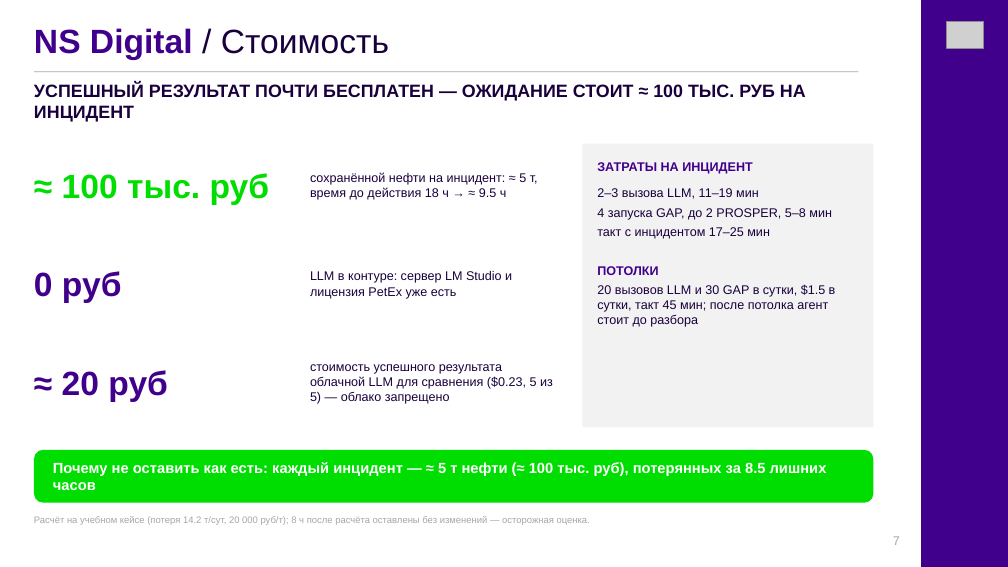
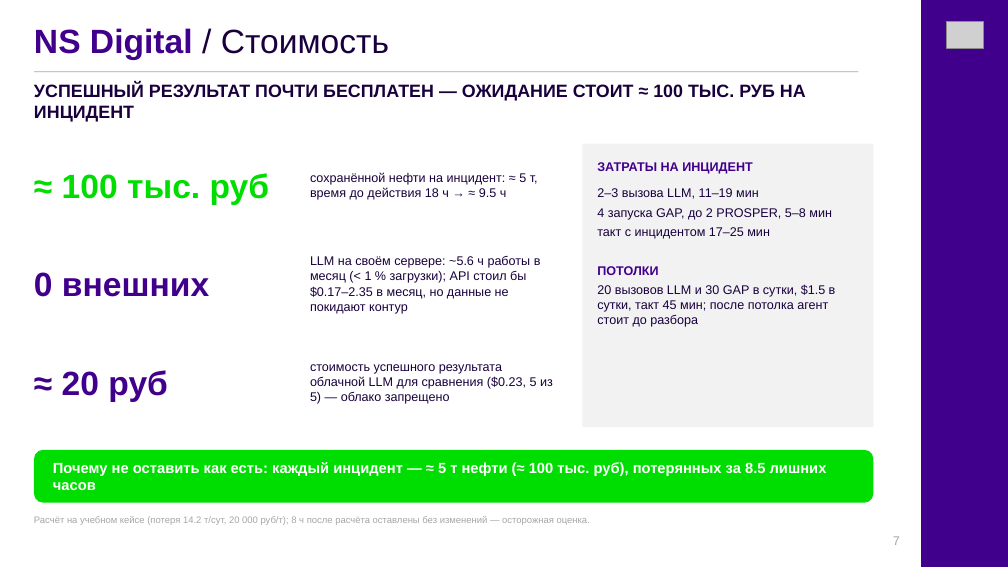
Before and after one commit to Sanchosporoh/duotech_agent, a slide deck: slide 7 of course/deck/agent_deck.pptx. Drawn at 1008x567 pixels with LibreOffice and Linux fonts; fonts in the diff are those of the drawing; grey boxes stand for pictures. Boxes give left, top, right and bottom in pixels: in the first picture for what was removed or moved away, otherwise in the second. Text is boxed around its words. In the diff, an @@ line names an element or a change of style, - is before the commit and + after.

```diff
--- a/course/deck/agent_deck.pptx
+++ b/course/deck/agent_deck.pptx
@@ text at (310,256,541,314): text changed @@
-LLM в контуре: сервер LM Studio и лицензия PetEx уже есть
+LLM на своём сервере: ~5.6 ч работы в месяц (< 1 % загрузки); API стоил бы $0.17–2.35 в месяц, но данные не покидают контур
@@ text at (34,272,209,297): text changed @@
-0 руб
+0 внешних
```
Also in this commit, not shown: 1 other slide changed, 6 other files.
